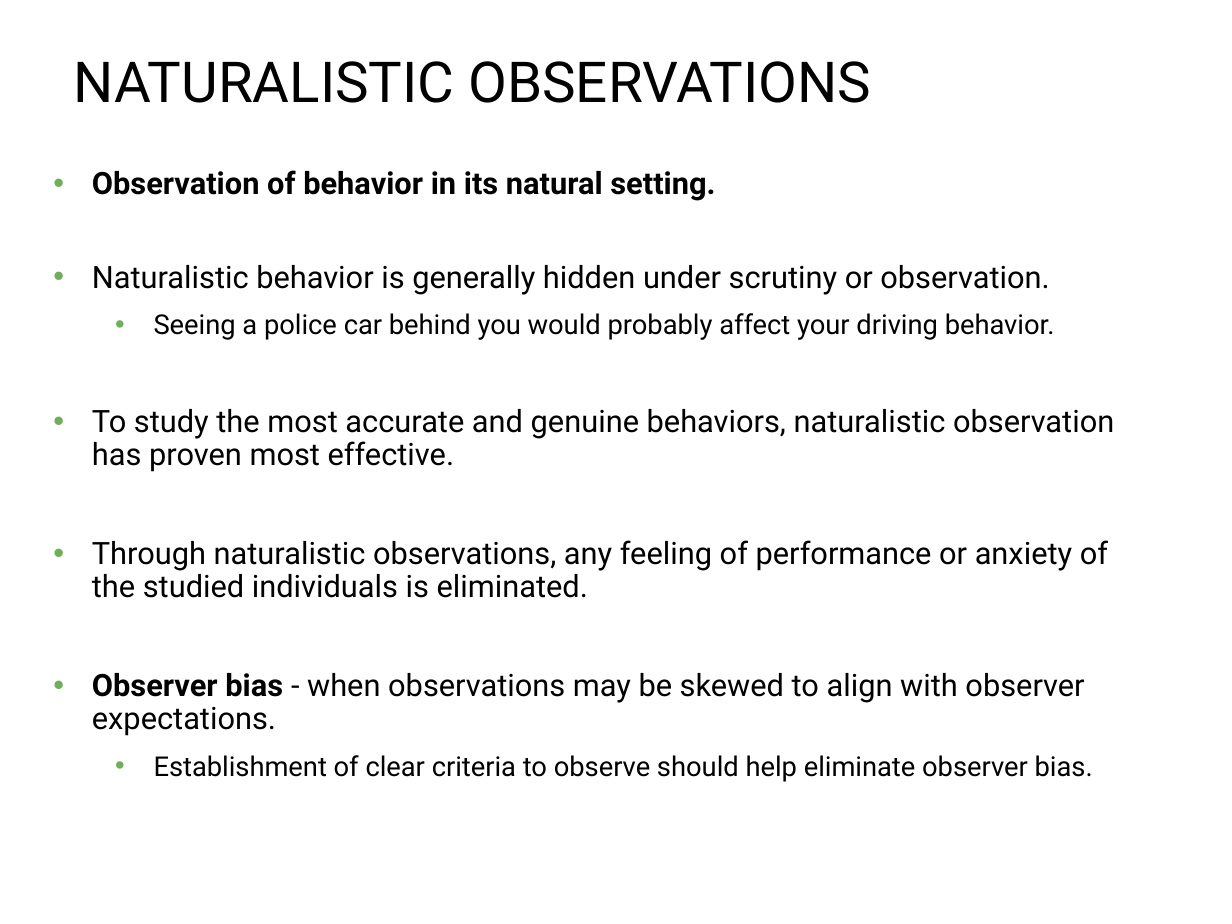
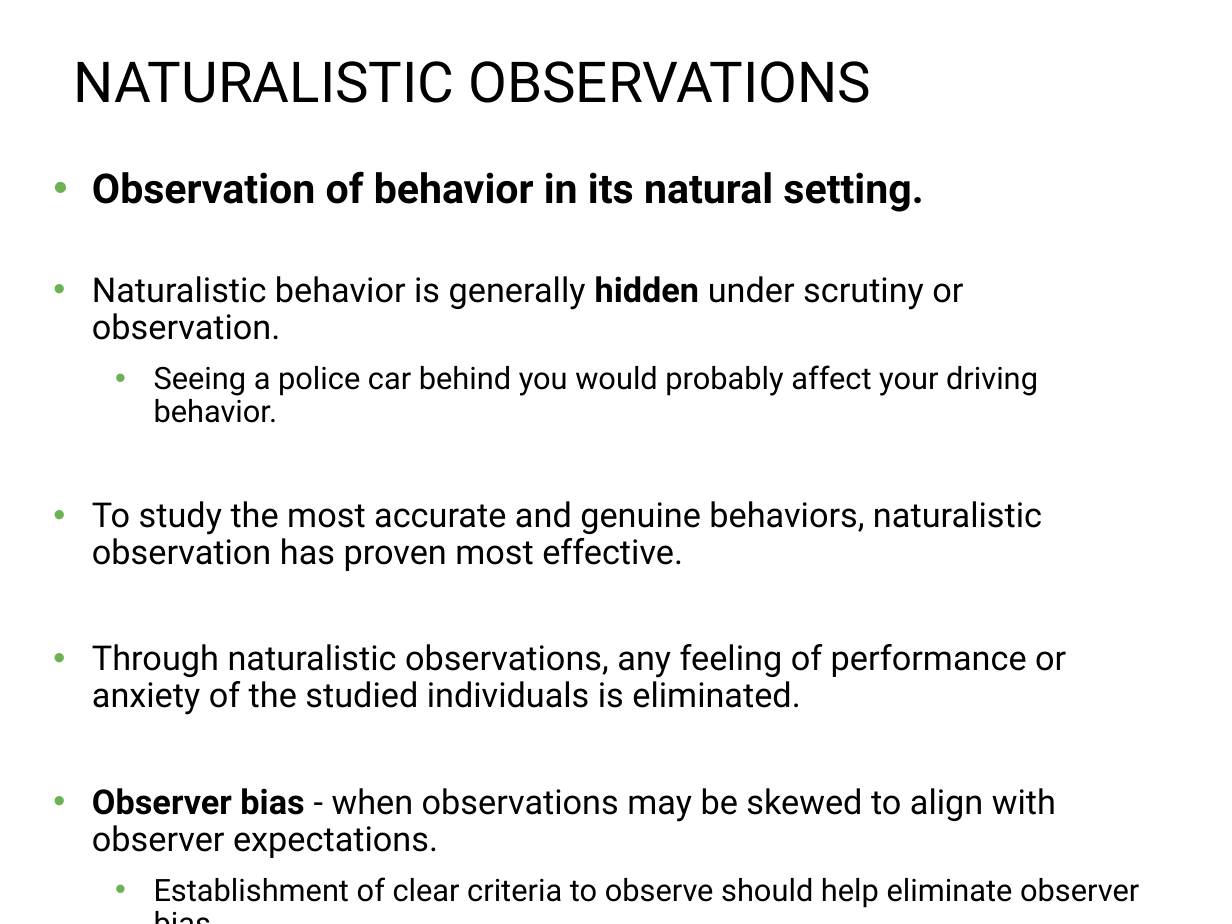
Before and after one commit to npm27/Teaching-Materials, a slide deck: slide 18 of Gen Psych II/Slides/2 Research in Psych.pptx. Drawn at 1232x924 pixels with LibreOffice and Linux fonts; fonts in the diff are those of the drawing. Boxes give left, top, right and bottom in pixels: in the first picture for what was removed or moved away, otherwise in the second. Text is boxed around its words. In the diff, an @@ line names an element or a change of style, - is before the commit and + after.

```diff
--- a/Gen Psych II/Slides/2 Research in Psych.pptx
+++ b/Gen Psych II/Slides/2 Research in Psych.pptx
@@ text "Observation of behavior in its ..." at [92, 171, 1139, 908]: size 18 to 24 pt in "Observation of behavior in its natural setting."; size 18 to 20 pt in "Naturalistic behavior is generally hidden under scrutiny ...", "To study the most accurate and genuine ...", "Through naturalistic observations, any feeling of performanc ...", "Observer bias - when observations may be ..."; bold on in "hidden"; size 16 to 18 pt in "Seeing a police car behind you would ...", "Establishment of clear criteria to observe should ..." @@
```
Also in this commit, not shown: 1 other slide changed, 3 other files.
